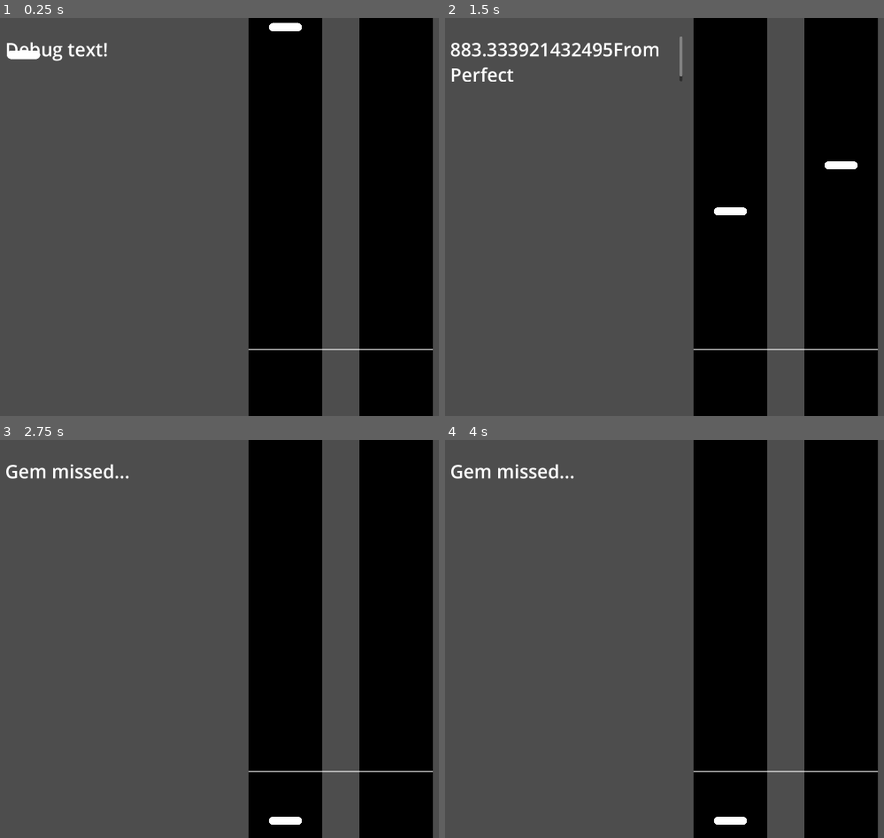
Above: before the commit, frames 1-4 (two rows, left to right).
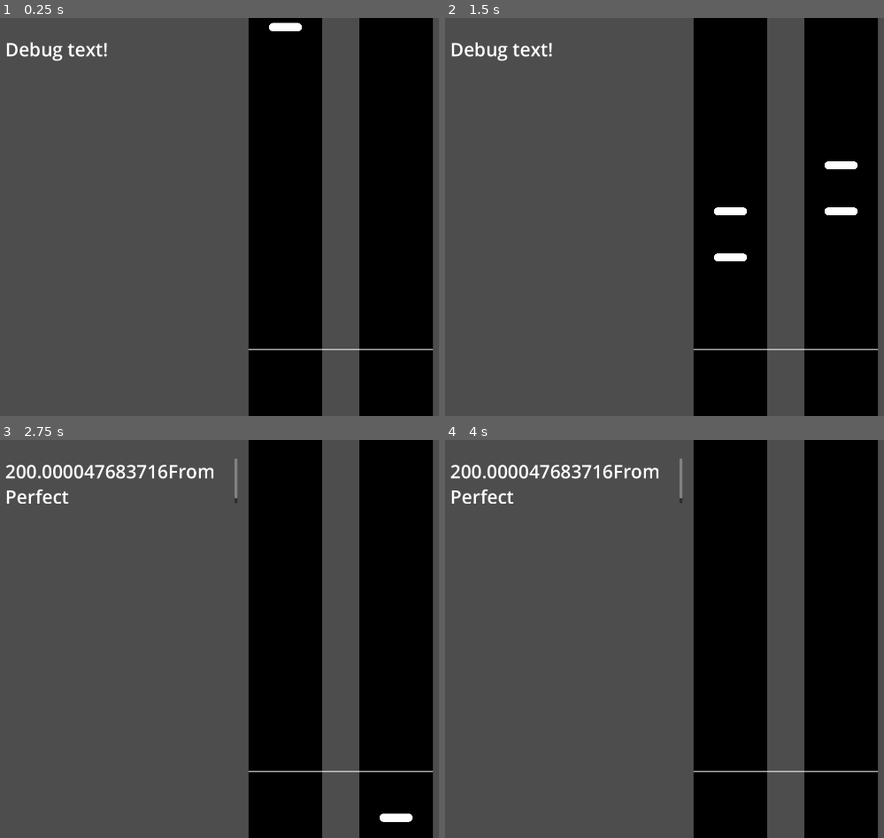
Above: after the commit, the same moments.

Repository: steamboatsonic/JamBop
Game: Godot game, scene res://Gameplay.tscn
The game is run twice, just before and just after one commit, with the same random seed, the same clock (stepped at 60 frames per second) and the same inputs.
Inputs:
- Up to frame 1 (0.25 s): no input
- Up to frame 2 (1.5 s): hold D (Right) 0.53-1.28 s; hold Right (AButton) 0.53-1.28 s; hold S (Down) from 1.28 s (still down); tap Down (BButton) at 1.35 s
- Up to frame 3 (2.75 s): release S (Down) at 2.03 s; hold D (Right) from 2.03 s (still down); hold Up (XButton) from 2.03 s (still down)
- Up to frame 4 (4 s): release D (Right) at 2.78 s; release Up (XButton) at 2.78 s; hold W (Up) 2.78-3.53 s; tap Left (YButton) at 2.85 s; tap Enter at 3.5 s; hold A (Left) from 3.53 s (still down); hold Right (AButton) from 3.53 s (still down)

The runs differ from the first frame. In frame 1, 0.1% of the frame differs, in the area x 1-10%, y 8-11%; in frame 2, 1.5%; in frame 3, 1.5%, in the area x 1-94%, y 4-97%; in frame 4, 1.4%.
Error in both runs: Invalid access of index '4' on a base object of type: 'Array'. (res://GemManager.gd:111)

Commit message:
Gem Status Part 2
- More work on the new gem status metadata
- Better management of gem hits
- Hit gems disappear
- Missed gems turn gray and keep moving until offscreen

Diff:
--- a/GemManager.gd
+++ b/GemManager.gd
@@ -102,19 +102,21 @@
 			laneToHit = inputWaitingLane.pop_front();
 			timingOfHit = inputWaitingTiming.pop_front();
 
+			#skip gems if they are in the wrong lane or have already completed
 			while gem[gemToHit].get_meta("Lane") != laneToHit  \
-				|| gem[gemToHit].get_meta("Active") == false:
-				if gem[gemToHit].get_meta("TimingMSec") < timingOfHit - timingWindow.back():
-					#reaching this means any gems in range are in different lanes (no hit)
-					somethingToHit = false;
-					break;
-				gemToHit += 1;
+				|| gem[gemToHit].get_meta("TimingMSec") < timingOfHit - timingWindow.back():
+					#if the gem we're checking hasn't reached the timing window yet, no gem was hit
+					if gem[gemToHit].get_meta("TimingMSec") > timingOfHit + timingWindow.back():
+						break;
+					gemToHit += 1;
 
 			# we either found the next gem in the lane, or found there are no gems in the lane
+			# if the gem we cycled to is in the lane and in the timing window
 			if gem[gemToHit].get_meta("Lane") == laneToHit \
-				&& gem[gemToHit].get_meta("Active") == true:
-				somethingToHit = true;
-				gem[gemToHit].hit(timingOfHit);
+				and gem[gemToHit].get_meta("TimingMSec") > timingOfHit - timingWindow.back() \
+				and gem[gemToHit].get_meta("TimingMSec") < timingOfHit + timingWindow.back():
+					somethingToHit = true;
+					gem[gemToHit].hit(timingOfHit);
 
 		# Now look for gems that have left the playfield without being hit
 		#while gem[nextGem].get_meta("MSecUntilPerfect") < -timingWindow.back():
--- a/gem.gd
+++ b/gem.gd
@@ -27,29 +27,39 @@
 # Called every frame. 'delta' is the elapsed time since the previous frame.
 func _process(_delta):
 	# writeDebug(str(gemManager.get_meta("todaysTime")))
-	if get_meta("Active"):
+
+	#If NOT completed, set MSecUntilPerfect
+	if get_meta("Status") != "Completed":
 		set_meta("MSecUntilPerfect", get_meta("TimingMSec") - gemManager.get_meta("todaysTime"));
-		# writeDebug(str(MSecUntilPerfect));
-		if (get_meta("OnScreen") == false):
-			if get_meta("MSecUntilPerfect") < 900 / gemManager.get_meta("gravity"):
-				set_meta("OnScreen", true)
-		else:
-			# writeDebug(str((get_meta("TimingMSec") - 8000)));
-			position = Vector2(
-				xPosition,
-				900 - (get_meta("MSecUntilPerfect") * gemManager.get_meta("gravity")));
-			#check if it's past the last timing window
-			if get_meta("MSecUntilPerfect") < -250.00:
-				passedBy()
-	else:
-		pass
+
+	#if offSCreen, check if it's ready to be onScreen
+	if get_meta("Status") == "OffScreen":
+		if get_meta("MSecUntilPerfect") < 900 / gemManager.get_meta("gravity"):
+			set_meta("Status", "OnScreen")
+
+	#if earlier stage than InRange, check if it's InRange
+	if get_meta("Status") == "OnScreen":
+		if get_meta("MSecUntilPerfect") < 250.00:
+			set_meta("Status", "InRange");
+
+	if get_meta("Status") == "OnScreen" || "InRange" || "Missed":
+		position = Vector2(
+			xPosition,
+			900 - (get_meta("MSecUntilPerfect") * gemManager.get_meta("gravity")));
+		#check if it's past the last timing window
+		if get_meta("MSecUntilPerfect") < -250.00:
+			set_meta("Status", "Missed");
+			modulate = Color.GRAY;
+
+	if get_meta("Status") == "Missed":
+		if get_meta("MSecUntilPerfect") < -750.00 / gemManager.get_meta("gravity"):
+			set_meta("Status", "Completed");
 
 func hit(timingOfHit:float):
 	writeDebug (str(get_meta("TimingMSec") - timingOfHit) + "From Perfect");
 	set_meta("HitAccuracy", (get_meta("TimingMSec") - timingOfHit));
 	set_meta("Active", false);
 	visible = false;
-	# modulate = Color.GRAY;
 
 func passedBy():
 	set_meta("Active", false);
